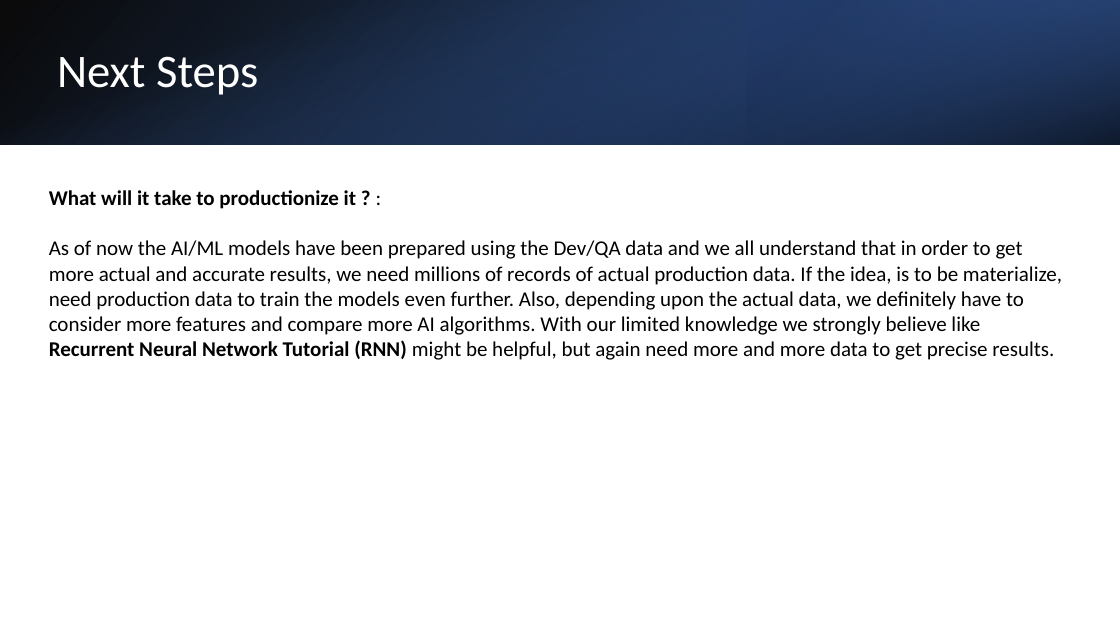
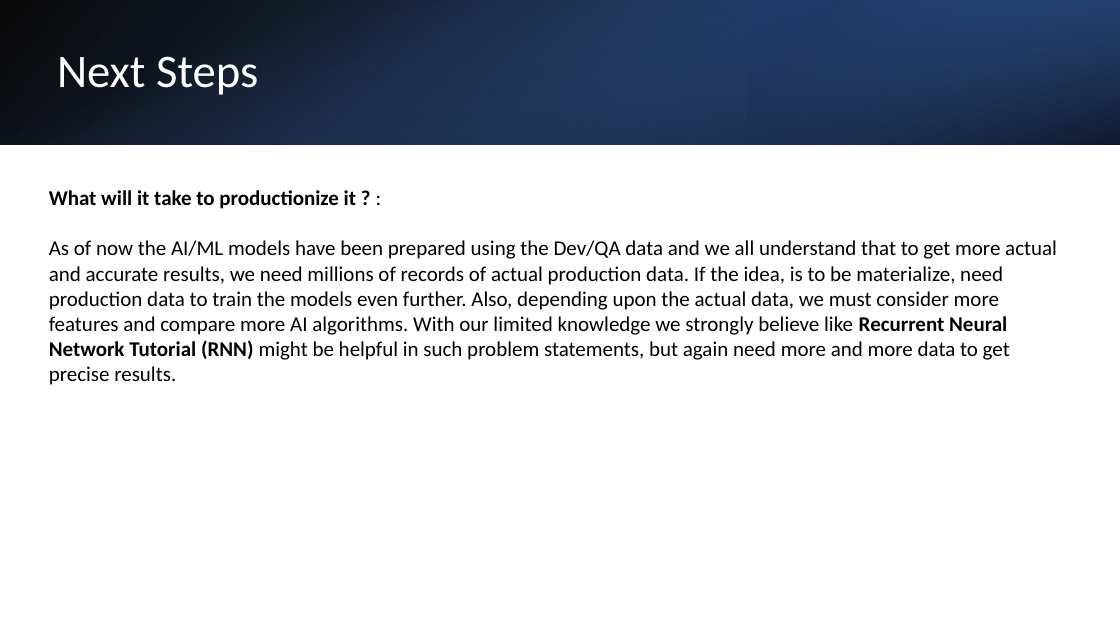
Before and after one commit to sourabh-dogra-par/par-hackathon-2023, a slide deck: slide 5 of Hackathon2023-AI-Chauffeurs.pptx. Drawn at 1120x630 pixels with LibreOffice and Linux fonts; fonts in the diff are those of the drawing. Boxes give left, top, right and bottom in pixels: in the first picture for what was removed or moved away, otherwise in the second. Text is boxed around its words. In the diff, an @@ line names an element or a change of style, - is before the commit and + after.

Commit message:
ppt updated

```diff
--- a/Hackathon2023-AI-Chauffeurs.pptx
+++ b/Hackathon2023-AI-Chauffeurs.pptx
@@ text at [49, 240, 1057, 385]: text changed @@
-As of now the AI/ML models have been prepared using the Dev/QA data and we all understand that in order to get more actual and accurate results, we need millions of records of actual production data. If the idea, is to be materialize, need production data to train the models even further. Also, depending upon the actual data, we definitely have to consider more features and compare more AI algorithms. With our limited knowledge we strongly believe like Recurrent Neural Network Tutorial (RNN) might be helpful, but again need more and more data to get precise results.
+As of now the AI/ML models have been prepared using the Dev/QA data and we all understand that to get more actual and accurate results, we need millions of records of actual production data. If the idea, is to be materialize, need production data to train the models even further. Also, depending upon the actual data, we must consider more features and compare more AI algorithms. With our limited knowledge we strongly believe like Recurrent Neural Network Tutorial (RNN) might be helpful in such problem statements, but again need more and more data to get precise results.
```
Also in this commit, not shown: 2 other slides changed, 1 other file.
